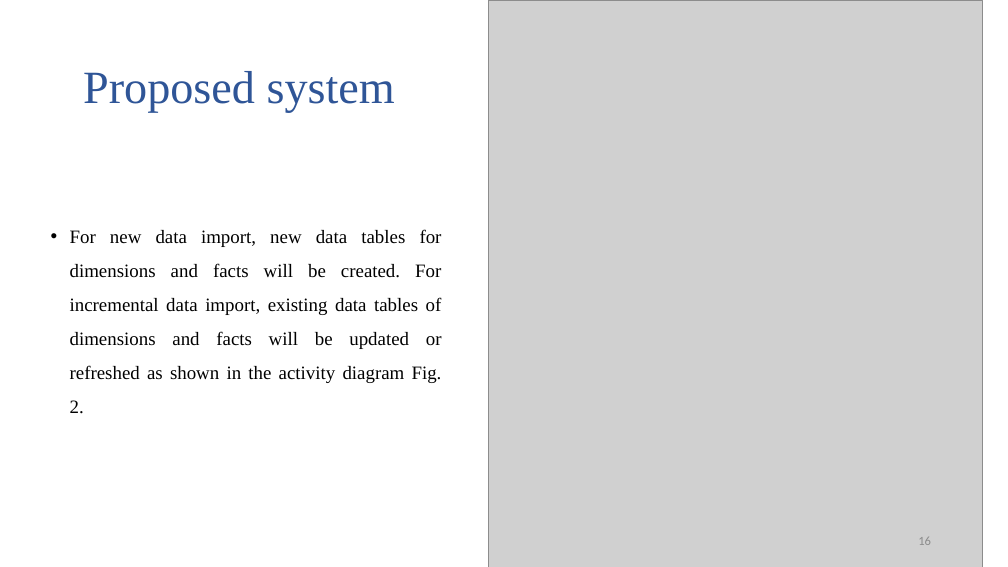
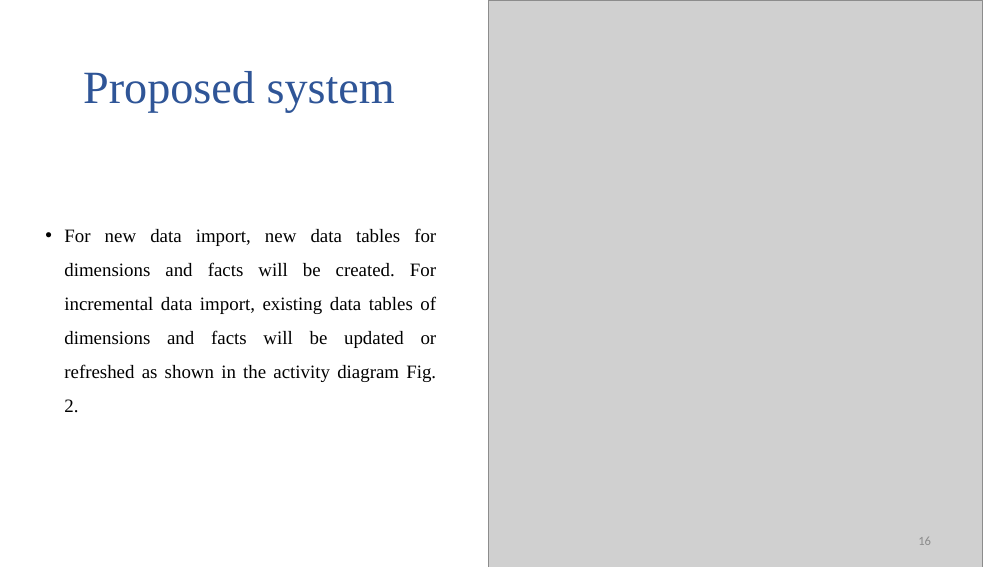
Before and after one commit to jim2832/Database-systems, a slide deck: slide 16 of 論文報告/A_New_Approach_to_Use_Big_Data_Tools_to_Substitute_Unstructured_Data_Warehouse.pptx. Drawn at 1008x567 pixels with LibreOffice and Linux fonts; fonts in the diff are those of the drawing; grey boxes stand for pictures. Boxes give left, top, right and bottom in pixels: in the first picture for what was removed or moved away, otherwise in the second. Text is boxed around its words. In the diff, an @@ line names an element or a change of style, - is before the commit and + after.

```diff
--- a/論文報告/A_New_Approach_to_Use_Big_Data_Tools_to_Substitute_Unstructured_Data_Warehouse.pptx
+++ b/論文報告/A_New_Approach_to_Use_Big_Data_Tools_to_Substitute_Unstructured_Data_Warehouse.pptx
@@ text "For new data import, new ...": place and size @@
-text "For new data import, new ..." at (70,229,442,414)
+text "For new data import, new ..." at (64,228,437,412)
```
Also in this commit, not shown: 3 other slides changed, 3 slides added, 1 other file.
